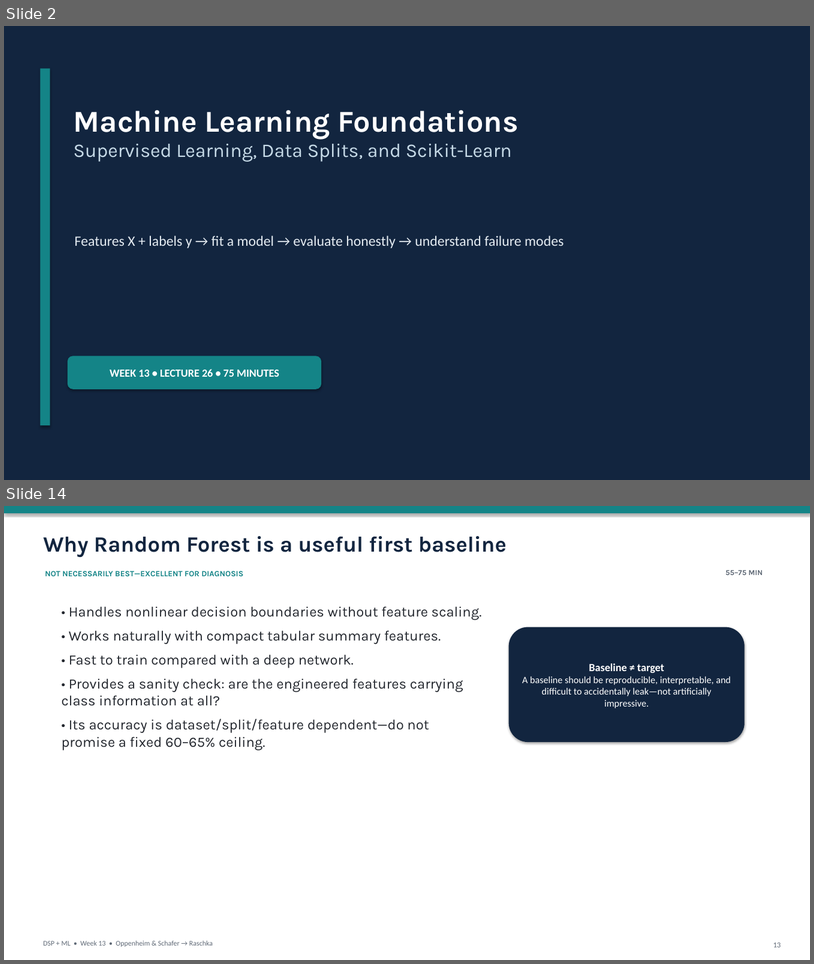
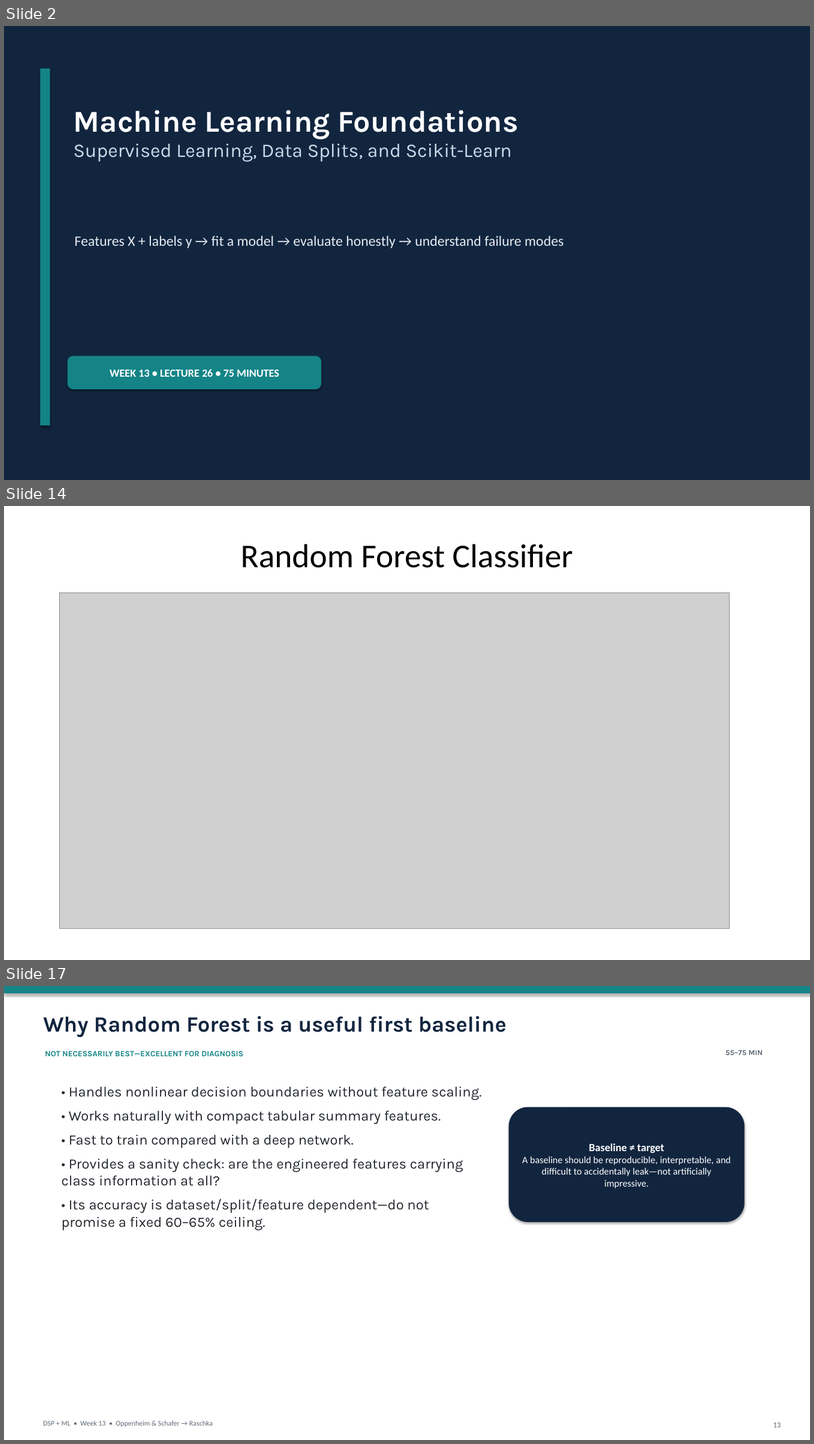
Before and after one commit to mathys2000/ecen45632_f26, a slide deck: lecture_slides/Week13_Lecture26_ML_Foundations_ScikitLearn_111226_myAnnotated.pptx. Shown one above the other, each under a label of ours: slides 2 and 14 before the commit, slides 2, 14 and 17 after it; the slides between them are not shown. The pictures are 814x964 and 814x1444 pixels, drawn with LibreOffice and Linux fonts; fonts in the diff are those of the drawing; grey boxes stand for pictures. Boxes give left, top, right and bottom in pixels: in the first picture for what was removed or moved away, otherwise in the second. Text is boxed around its words. In the diff, an @@ line names an element or a change of style, - is before the commit and + after.

```diff
--- a/lecture_slides/Week13_Lecture26_ML_Foundations_ScikitLearn_111226_myAnnotated.pptx
+++ b/lecture_slides/Week13_Lecture26_ML_Foundations_ScikitLearn_111226_myAnnotated.pptx
@@ slide 14 added at <box>4,506,810,960</box>, background #FFFFFF @@
@@ title added at <box>241,544,573,568</box>, 39.6 pt, text #000000 @@
+Random Forest Classifier
@@ picture added at <box>60,593,730,928</box> @@
@@ what was slide 14 is now slide 17 @@
```
Also in this commit, not shown: 11 slides changed, 5 other slides added, 14 other files.
